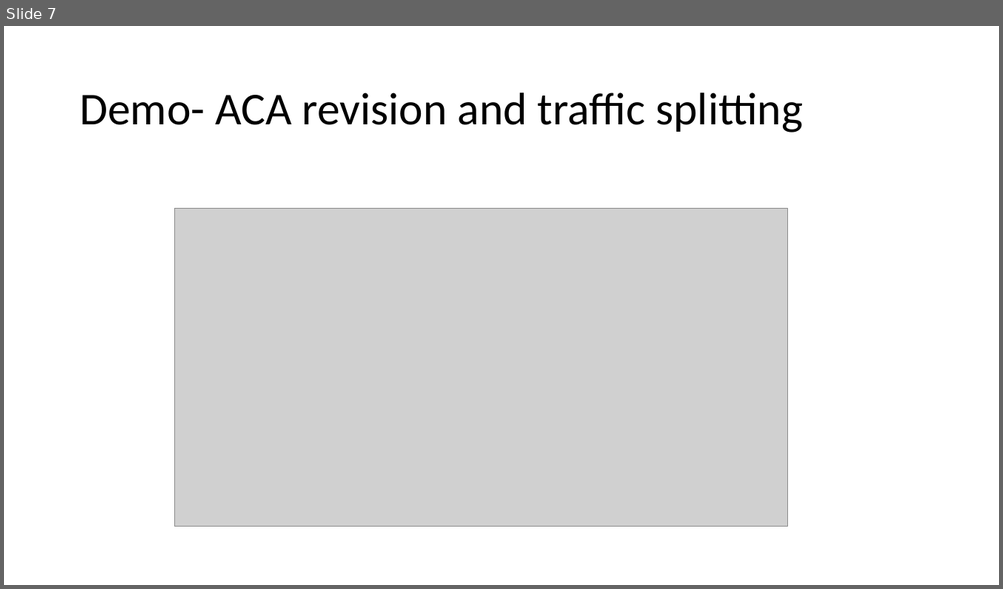
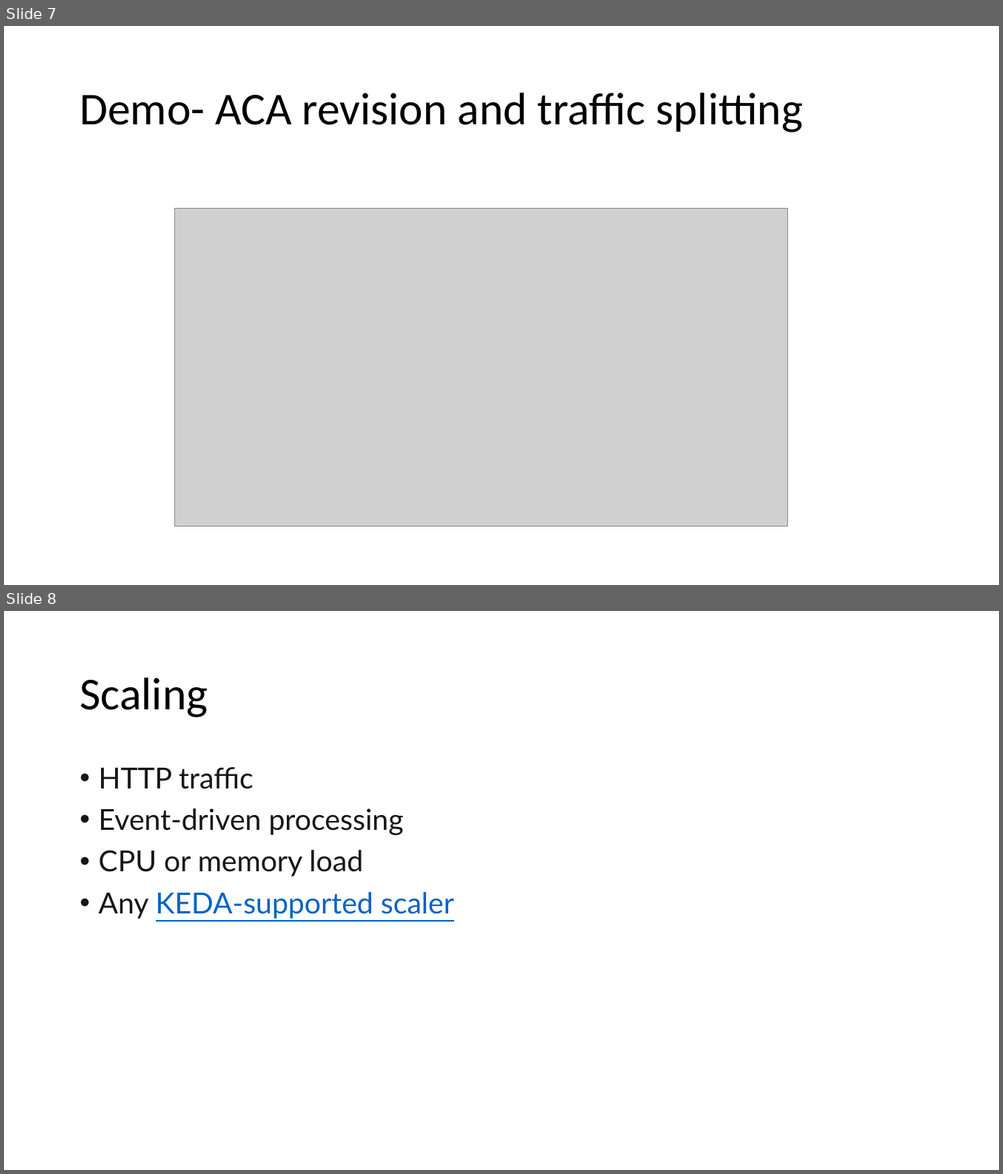
Before and after one commit to cs-samvith/space-app-platform, a slide deck: container-apps.pptx. Shown one above the other, each under a label of ours: slide 7 before the commit, slides 7 and 8 after it. The pictures are 1003x589 and 1003x1174 pixels, drawn with LibreOffice and Linux fonts; fonts in the diff are those of the drawing; grey boxes stand for pictures. Boxes give left, top, right and bottom in pixels: in the first picture for what was removed or moved away, otherwise in the second. Text is boxed around its words. In the diff, an @@ line names an element or a change of style, - is before the commit and + after.

```diff
--- a/container-apps.pptx
+++ b/container-apps.pptx
@@ slide 8 added at (x1=4, y1=611, x2=999, y2=1170), background #FFFFFF @@
@@ title added at (x1=79, y1=678, x2=208, y2=718), 44 pt, text #000000 @@
+Scaling
@@ text added at (x1=99, y1=767, x2=454, y2=919), 28 pt, text #161616 @@
+• HTTP traffic
+• Event-driven processing
+• CPU or memory load
+• Any KEDA-supported scaler
```
Also in this commit, not shown: 4 other files.
